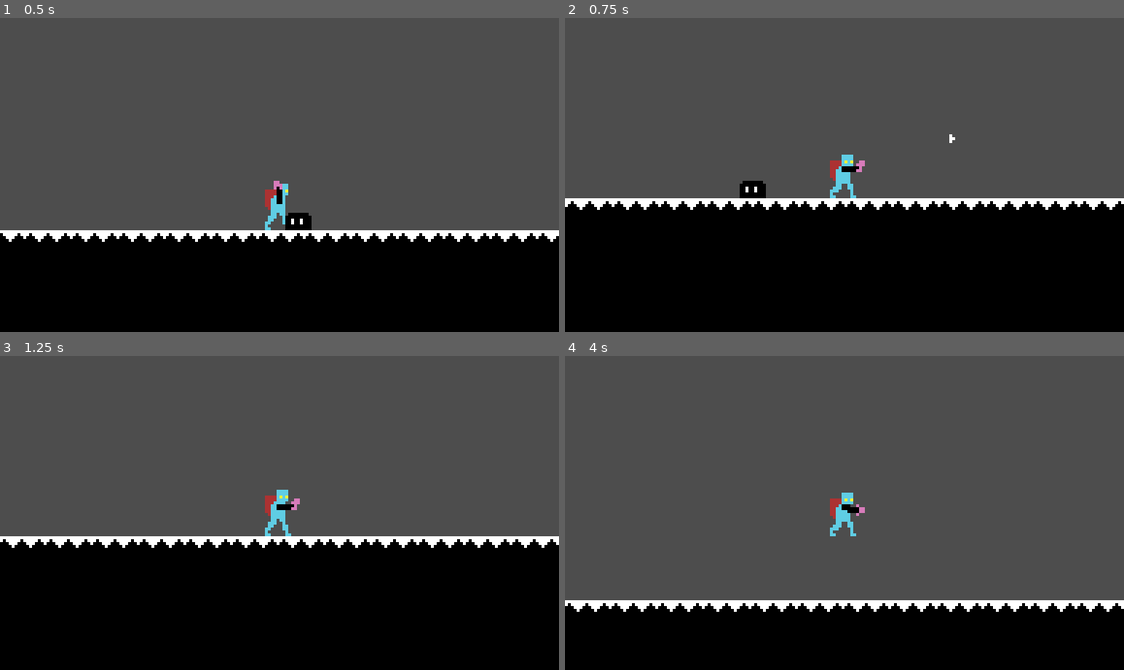
Above: before the commit, frames 1-4 (two rows, left to right).
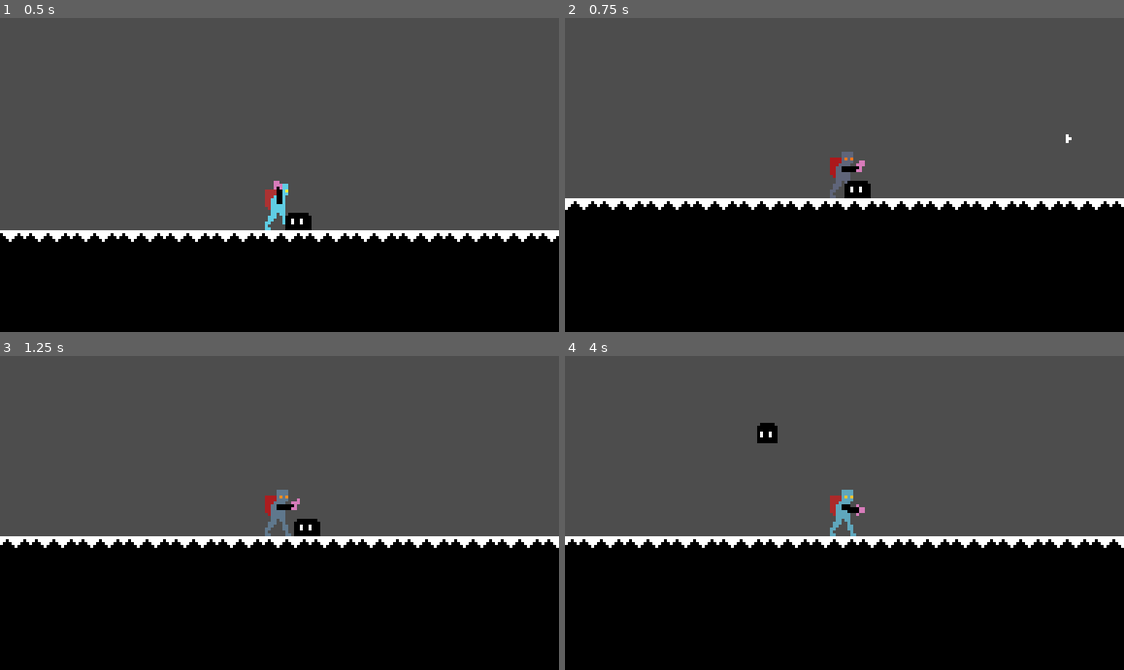
Above: after the commit, the same moments.

Repository: Bbubbee/Qman
Game: Godot game, scene res://scenes/main/main.tscn
Same seed, same stepped clock (60 frames per second), same inputs: the game is played once before the commit and once after it.
Inputs (mouse positions are in pixels of both pictures, inside the frame that each line leads up to):
- Up to frame 1 (0.5 s): no input
- Up to frame 2 (0.75 s): move the mouse to (967, 159) at 0.52 s; press the mouse at (967, 159) at 0.53 s; hold D (right) from 0.53 s (still down)
- Up to frame 3 (1.25 s): keep holding D (right); tap Space (jump) at 0.77 s
- Up to frame 4 (4 s): move the mouse to (732, 528) at 1.27 s; release the mouse at (732, 528) at 1.28 s; click (732, 528) at 1.35 s; tap Space (jump) at 1.52, 3.02, 3.77 s; move the mouse to (900, 443) at 2.02 s; release D (right) at 2.03 s; press the mouse at (900, 443) at 2.03 s; hold A (left) 2.03-2.78 s; move the mouse to (816, 575) at 2.77 s; release the mouse at (816, 575) at 2.78 s; hold D (right) from 2.78 s (still down); click (816, 575) at 2.85 s; move the mouse to (1012, 560) at 3.52 s; press the mouse at (1012, 560) at 3.53 s

Frame 1 is identical in both runs. In frame 2, 1.8% of the frame differs, in the area x 0-100%, y 37-62%; in frame 3, 1.5%; in frame 4, 23%, in the area x 0-100%, y 21-82%.

Commit message:
improved knockback

Diff:
--- a/components/h_boxes/health_component.gd
+++ b/components/h_boxes/health_component.gd
@@ -15,7 +15,8 @@
 	health -= attack.damage
 
 	# Handle the direction of knockback.
-	print(attack.direction)
+	var direction = (actor.global_position - attack.global_position).normalized()
+	attack.direction = direction
 
 	if health >= 0:
 		handle_attack.emit(attack, false)
--- a/components/h_boxes/hurt_hit_box.gd
+++ b/components/h_boxes/hurt_hit_box.gd
@@ -15,7 +15,5 @@
 	if not hitbox and not health_component: return
 
 	# Get the direction of the hitbox.
-	var direction = self.global_position - hitbox.global_position
-	hitbox.direction = direction.normalized()
 
 	health_component.take_damage(hitbox)
--- a/scenes/player/actions/gust.tscn
+++ b/scenes/player/actions/gust.tscn
@@ -18,7 +18,7 @@
 [node name="Hitbox" parent="." instance=ExtResource("2_q8jho")]
 collision_layer = 8
 collision_mask = 5
-knockback = 400.0
+knockback = 125.0
 
 [node name="Collider" parent="Hitbox" index="0"]
 position = Vector2(0.5, 0)
--- a/scenes/player/player.gd
+++ b/scenes/player/player.gd
@@ -25,5 +25,5 @@
 	attack_state_machine.init(self)
 
 
-func _on_health_component_handle_attack(attack: Hitbox) -> void:
+func _on_health_component_handle_attack(attack: Hitbox, _has_died: bool = false) -> void:
 		state_machine.force_transition("damaged", attack)
--- a/scenes/player/player.tscn
+++ b/scenes/player/player.tscn
@@ -93,6 +93,7 @@
 script = ExtResource("1_c4p7c")
 
 [node name="CollisionShape" type="CollisionShape2D" parent="."]
+visible = false
 shape = SubResource("CapsuleShape2D_036ok")
 
 [node name="Camera2D" type="Camera2D" parent="."]
--- a/scenes/player/states/damaged.gd
+++ b/scenes/player/states/damaged.gd
@@ -10,9 +10,11 @@
 	var attack = _enter_params
 	cooldown_timer = cooldown
 	actor.animator.play("hurt")
+	actor.velocity = attack.direction * attack.knockback
 
 
 func physics_process(delta: float) -> void:
+	actor.move_and_slide()
 	cooldown_timer -= delta
 	if cooldown_timer < 0:
 		transition.emit(self, "move")
